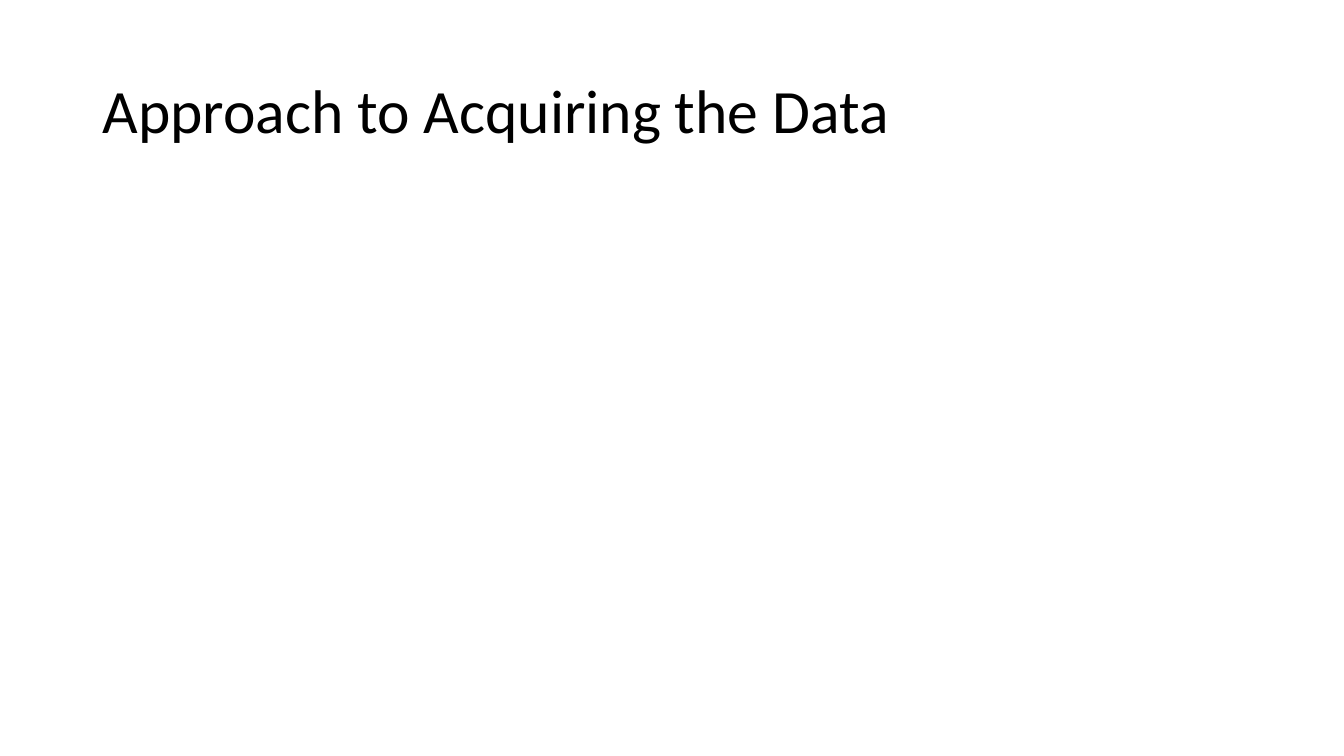
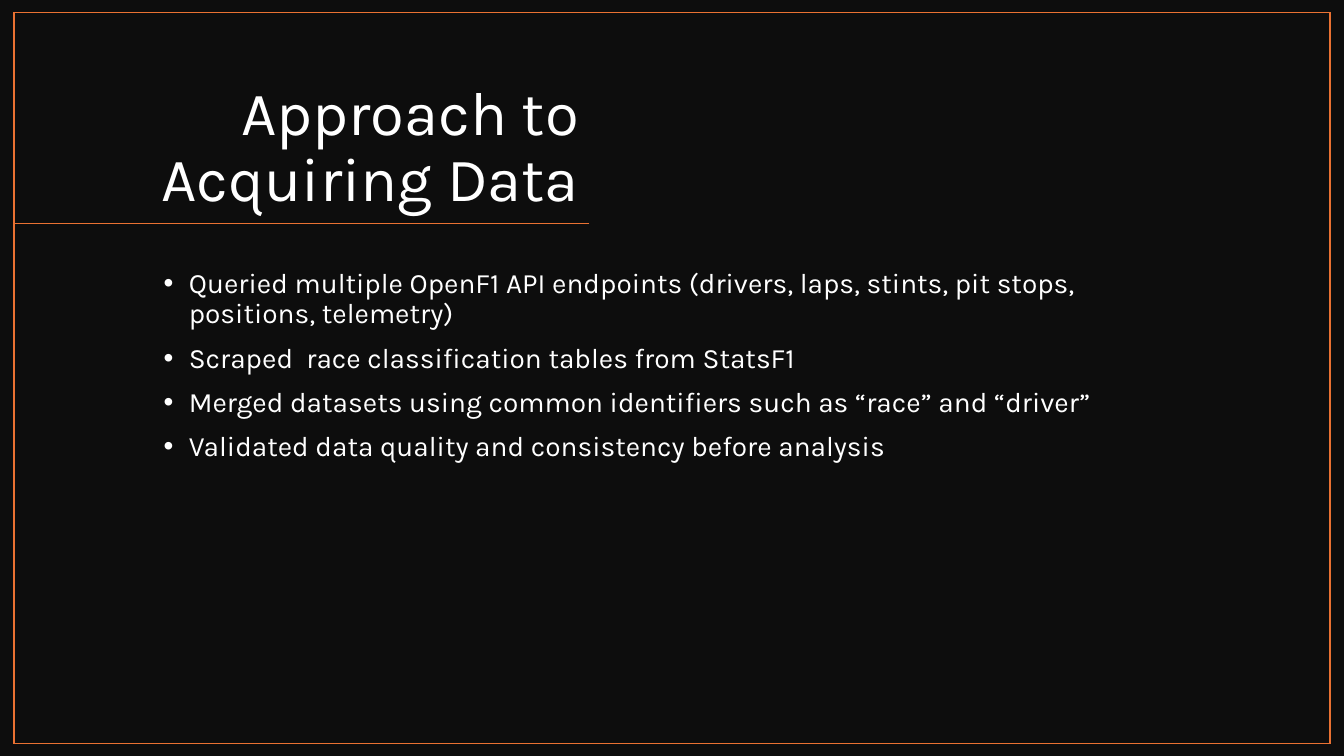
Before and after one commit to minhmgnvo/dsci511-group-assignment, a slide deck: slide 6 of Project-Presentation-Template.pptx (slide 5 before the commit). Drawn at 1344x756 pixels with LibreOffice and Linux fonts; fonts in the diff are those of the drawing. Boxes give left, top, right and bottom in pixels: in the first picture for what was removed or moved away, otherwise in the second. Text is boxed around its words. In the diff, an @@ line names an element or a change of style, - is before the commit and + after.

```diff
--- a/Project-Presentation-Template.pptx
+++ b/Project-Presentation-Template.pptx
@@ rectangle added at bbox=[0, 0, 1344, 756], fill #0D0D0D @@
@@ rectangle added at bbox=[14, 13, 1331, 744], outline #E97132 1 pt @@
@@ title "Approach to Acquiring Data" at bbox=[161, 93, 579, 216]: vertical alignment middle to bottom @@
@@ title at bbox=[161, 93, 579, 216]: text changed; font Calibri to Karla; text colour #000000 to #FFFFFF @@
-Approach to Acquiring the Data
+Approach to Acquiring Data
@@ line added from (590, 224) to (14, 224), #E97132 1 pt @@
@@ text added at bbox=[189, 273, 1090, 463], 20 pt, text #FFFFFF @@
+• Queried multiple OpenF1 API endpoints (drivers, laps, stints, pit stops, positions, telemetry)
+• Scraped race classification tables from StatsF1
+• Merged datasets using common identifiers such as “race” and “driver”
+• Validated data quality and consistency before analysis
```
Also in this commit, not shown: 6 other slides changed, 5 slides added, 3 slides removed.
